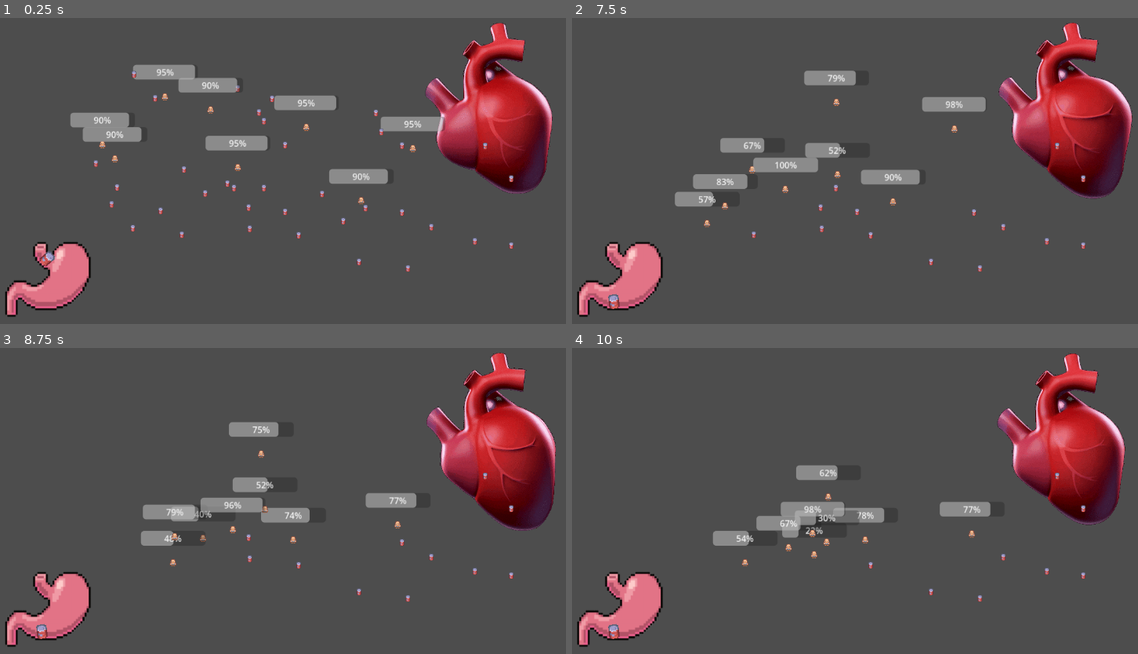
Above: before the commit, frames 1-4 (two rows, left to right).
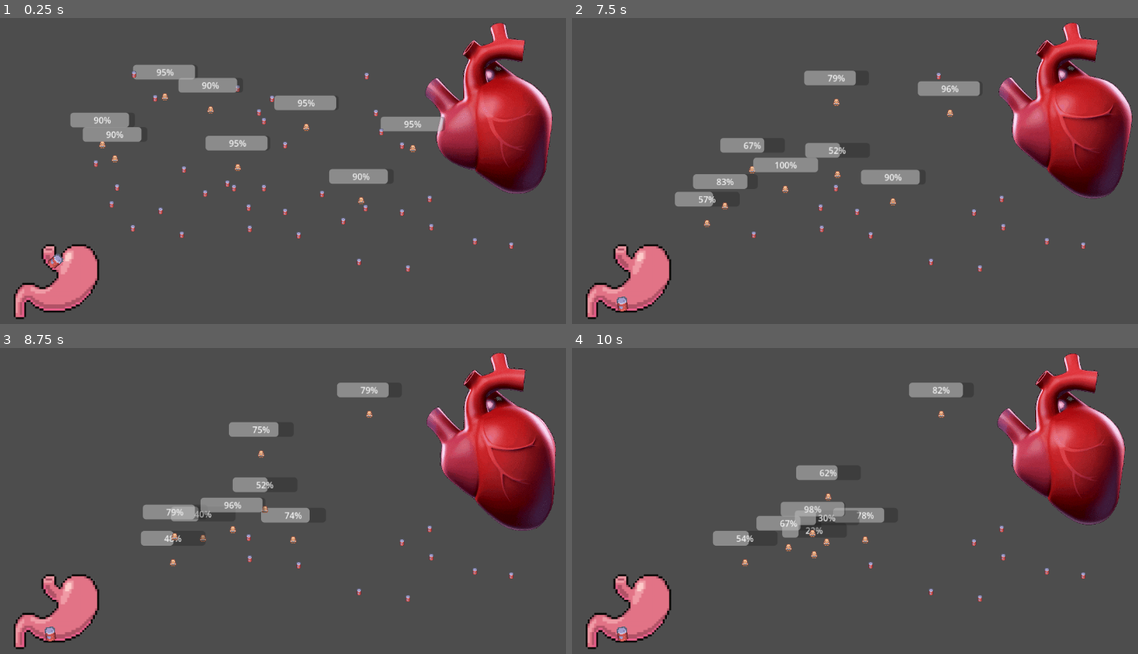
Above: after the commit, the same moments.

Repository: rundoom/Upraiser
Game: Godot game, scene res://world/world.tscn
Two runs of this game, one before a commit and one after it. Both use one fixed random seed, a clock stepped at 60 frames per second and the inputs below.
Inputs:
- Up to frame 1 (0.25 s): no input
- Up to frame 2 (7.5 s): no input
- Up to frame 3 (8.75 s): no input
- Up to frame 4 (10 s): no input

The runs differ from the first frame. In frame 1, 1.9% of the frame differs, in the area x 0-91%, y 17-99%; in frame 2, 3.0%; in frame 3, 2.9%; in frame 4, 2.9%.

Commit message:
Removed detector nodes

Diff:
--- /dev/null
+++ b/creature/npc/detector_shape.tres
@@ -0,0 +1,4 @@
+[gd_resource type="CircleShape2D" format=3 uid="uid://dl6nhf75x77d7"]
+
+[resource]
+radius = 300.0
--- a/creature/npc/npc.gd
+++ b/creature/npc/npc.gd
@@ -16,6 +16,7 @@
 @export var food :Array[Food] = []
 
 @onready var space_state = get_world_2d().direct_space_state
+@onready var detector_shape = preload("res://creature/npc/detector_shape.tres")
 
 var move_to: Node2D
 
@@ -38,10 +39,11 @@
 
 func check_needs() -> void:
 	if move_to != null: return
-	print(food.reduce(func(acc, it): return it.volume + acc, 0))
+
 	if food.reduce(func(acc, it): return it.volume + acc, 0) < MAX_FOOD / 2:
 		var parameters = PhysicsShapeQueryParameters2D.new()
-		parameters.shape = $Detector/CollisionShape2D.shape
+		parameters.shape = detector_shape
+		"res://creature/npc/detector_shape.tres"
 		parameters.transform = Transform2D(0, global_position)
 		parameters.collision_mask = 2
 
--- a/creature/npc/npc.tscn
+++ b/creature/npc/npc.tscn
@@ -117,9 +117,6 @@
 "speed": 5.0
 }]
 
-[sub_resource type="CircleShape2D" id="CircleShape2D_xxuf8"]
-radius = 292.062
-
 [sub_resource type="CircleShape2D" id="CircleShape2D_i6oj1"]
 
 [node name="NPC" type="CharacterBody2D" groups=["$check_needs", "$energy_consume"]]
@@ -134,13 +131,6 @@
 position = Vector2(0, -1)
 sprite_frames = SubResource("SpriteFrames_d8fct")
 animation = &"down_m"
-
-[node name="Detector" type="Area2D" parent="."]
-
-[node name="CollisionShape2D" type="CollisionShape2D" parent="Detector"]
-shape = SubResource("CircleShape2D_xxuf8")
-disabled = true
-debug_color = Color(0, 0.6, 0.701961, 0.164706)
 
 [node name="Picker" type="Area2D" parent="."]
 collision_layer = 0
--- /dev/null
+++ b/general/dissolve.gdshader
@@ -0,0 +1,5 @@
+shader_type canvas_item;
+
+void fragment() {
+	// Place fragment code here.
+}
--- a/general/food_for_stomach.tscn
+++ b/general/food_for_stomach.tscn
@@ -1,9 +1,13 @@
-[gd_scene load_steps=3 format=3 uid="uid://cinitjid5qfc7"]
+[gd_scene load_steps=5 format=3 uid="uid://cinitjid5qfc7"]
 
+[ext_resource type="Shader" path="res://general/dissolve.gdshader" id="1_rjp4b"]
 [ext_resource type="Texture2D" uid="uid://cncuw7neav4lr" path="res://general/tilemap.png" id="1_xg0tw"]
 
 [sub_resource type="CircleShape2D" id="CircleShape2D_4ajad"]
 radius = 15.0
+
+[sub_resource type="ShaderMaterial" id="ShaderMaterial_yhsh6"]
+shader = ExtResource("1_rjp4b")
 
 [node name="FoodForStomach" type="RigidBody2D"]
 
@@ -12,6 +16,7 @@
 
 [node name="Sprite2D" type="Sprite2D" parent="."]
 texture_filter = 1
+material = SubResource("ShaderMaterial_yhsh6")
 position = Vector2(0, -3)
 scale = Vector2(2.375, 2.1875)
 texture = ExtResource("1_xg0tw")
--- a/project.godot
+++ b/project.godot
@@ -14,6 +14,10 @@
 run/main_scene="res://world/world.tscn"
 config/features=PackedStringArray("4.1", "Forward Plus")
 
+[editor]
+
+movie_writer/movie_file="C:/Users/d_b_o/OneDrive/Документы/GodotProjects/Upraiser/out/footage.avi"
+
 [layer_names]
 
 2d_physics/layer_2="loot"
--- a/world/world.tscn
+++ b/world/world.tscn
@@ -99,7 +99,7 @@
 position = Vector2(795, 485)
 
 [node name="Food24" parent="." instance=ExtResource("3_hv7id")]
-position = Vector2(937, 260)
+position = Vector2(719, 131)
 
 [node name="Food25" parent="." instance=ExtResource("3_hv7id")]
 position = Vector2(746, 234)
@@ -108,7 +108,7 @@
 position = Vector2(705, 473)
 
 [node name="Food27" parent="." instance=ExtResource("3_hv7id")]
-position = Vector2(985, 320)
+position = Vector2(835, 357)
 
 [node name="NPC7" parent="." instance=ExtResource("2_rj64e")]
 position = Vector2(627, 209)
@@ -143,5 +143,7 @@
 [node name="Food36" parent="." instance=ExtResource("3_hv7id")]
 position = Vector2(784, 259)
 
-[node name="Stomach" parent="." instance=ExtResource("4_gbsgl")]
-position = Vector2(132.616, 504.633)
+[node name="CanvasLayer" type="CanvasLayer" parent="."]
+
+[node name="Stomach" parent="CanvasLayer" instance=ExtResource("4_gbsgl")]
+position = Vector2(148, 509)
Not shown: 1 places in creature/npc/npc.tscn that only renumber resources
Not shown, changed: .gitignore
